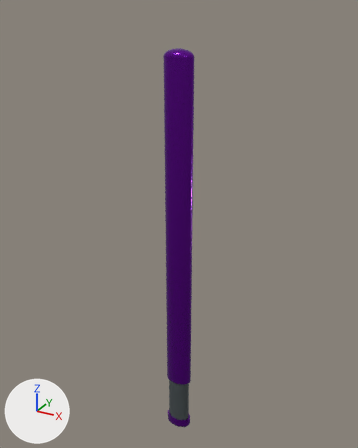
One commit to the FBX model Assets/Main/Models/mechh1.fbx: the scene before it, then after it.
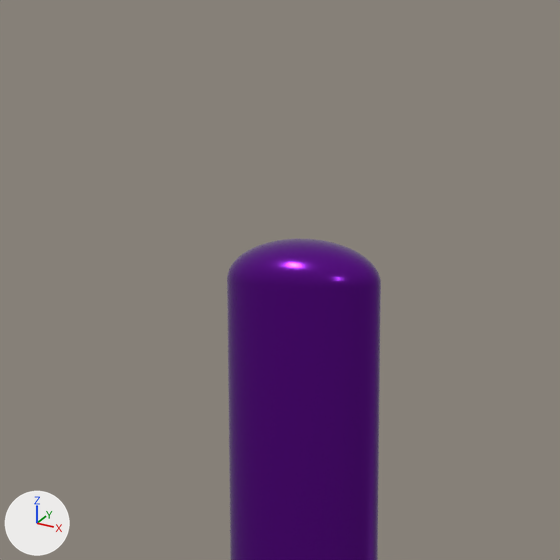
The first picture shows the older version from a camera (50 mm lens) standing at (15.5, -28.1, 32.2) and looking at (-0.5, 0.9, 17.7). The close-ups show both versions on the part from 33% to 64% of the width and 0% to 25% of the height of that picture; other places that the commit changed are outside them. The lights are fixed; the arrows at lower left show +X, +Y and +Z. Where no turn or scale is listed for an object, it has been applied to the vertices.
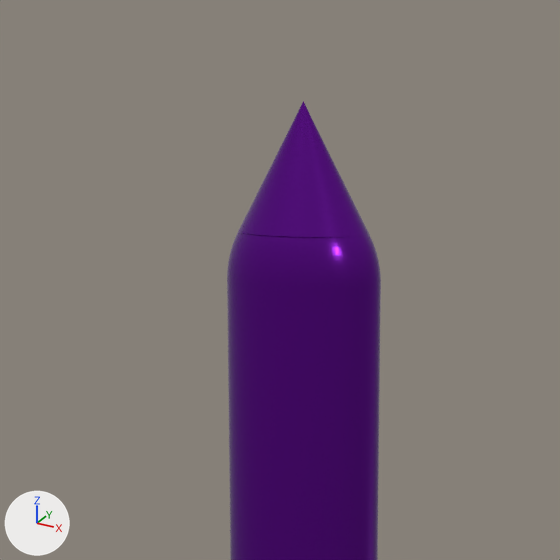
Where the change shows, as pixel boxes [x1, y1, x2, y2] in the close-ups (560 x 560 px; the box of a moved part takes in the faces that stretch with it):
'Sphere', reshaped
    before: [227, 239, 381, 560]
    after: [227, 101, 381, 560]
part 1 of me_sphere, added (purple)
    after: [238, 101, 370, 237]
part 2 of me_sphere, moved or reshaped
    before: [227, 239, 381, 287]
    after: [227, 232, 381, 287]

What changed in the scene script:
```text
Add mat_material_007:
    mat_material_007 = principled_material('Material.007')
    mat_material_007.base_color = (0.133, 0.0, 0.319)  # purple #660099
    mat_material_007.metallic = 0.75
    mat_material_007.roughness = 0.2
Change me_sphere:
    used by ob_sphere; location = (0.0, 0.0, 0.0)
    remove me_sphere.from_pydata(...)  # 17156 vertices, 17156 faces; spans x -1.0..1.0, y -0.6..0.6, z -0.5..29.8
    add me_sphere.from_pydata(...)  # 17029 vertices, 17155 faces; spans x -1.0..1.0, y -0.6..0.6, z -0.5..31.4
    me_sphere part 1: a new loose piece, a 128-sided cone pointing to +z spanning x -0.9..0.9, y -0.6..0.6, z 29.9..31.4, in mat_material_007 (purple #660099)
    me_sphere part 2: 155 vertices moved within x -1.0..1.0, y -0.6..0.6, z 29.0..29.6; 6986 vertices removed from x -1.0..1.0, y -0.6..0.6, z 28.8..29.8; 6986 vertices added at x -1.0..1.0, y -0.6..0.6, z 28.3..30.4
    remove me_sphere.materials.append(mat_material_004)  # dark grey #434b4d
    add me_sphere.materials.append(mat_material_007)  # purple #660099
```
